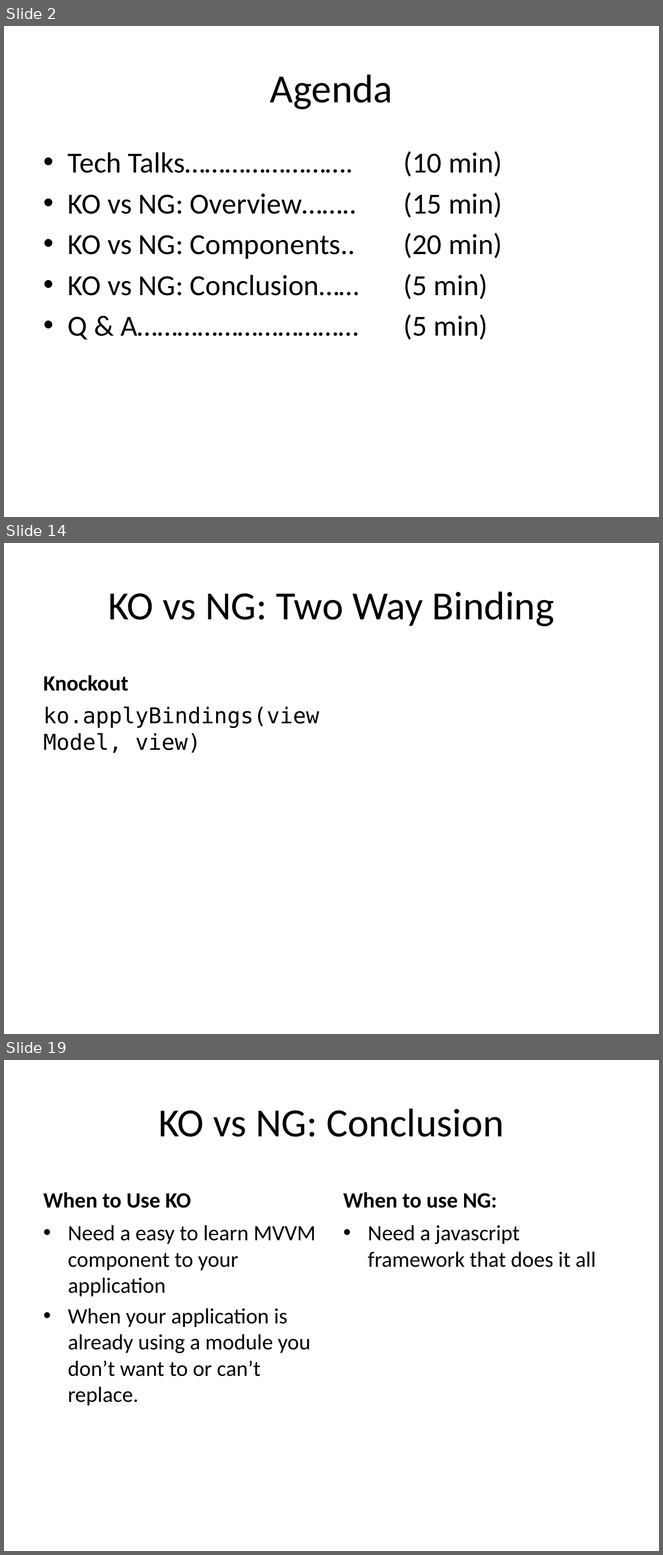
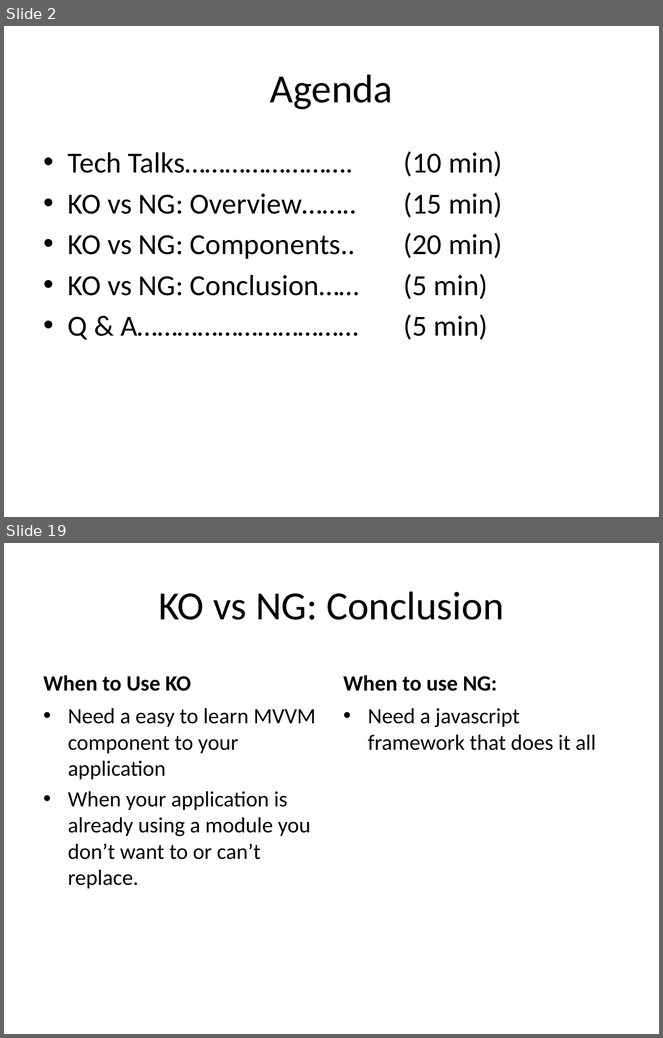
Before and after one commit to Moollihawkja/KOvsNG, a slide deck: KOvsNG.pptx. Shown one above the other, each under a label of ours: slides 2, 14 and 19 before the commit, slides 2 and 19 after it; the slides between them are not shown. The pictures are 663x1555 and 663x1038 pixels, drawn with LibreOffice and Linux fonts; fonts in the diff are those of the drawing. Boxes give left, top, right and bottom in pixels: in the first picture for what was removed or moved away, otherwise in the second. Text is boxed around its words. In the diff, an @@ line names an element or a change of style, - is before the commit and + after.

```diff
--- a/KOvsNG.pptx
+++ b/KOvsNG.pptx
@@ slide 14 removed at <box>4,543,659,1034</box>, background #FFFFFF @@
@@ title removed at <box>109,591,555,627</box> @@
-KO vs NG: Two Way Binding
@@ text removed at <box>44,675,129,691</box> @@
-Knockout
@@ text removed at <box>44,707,320,728</box> @@
-ko.applyBindings(viewModel, view)
```
Also in this commit, not shown: 15 slides changed, 1 slide added, 5 other files.
